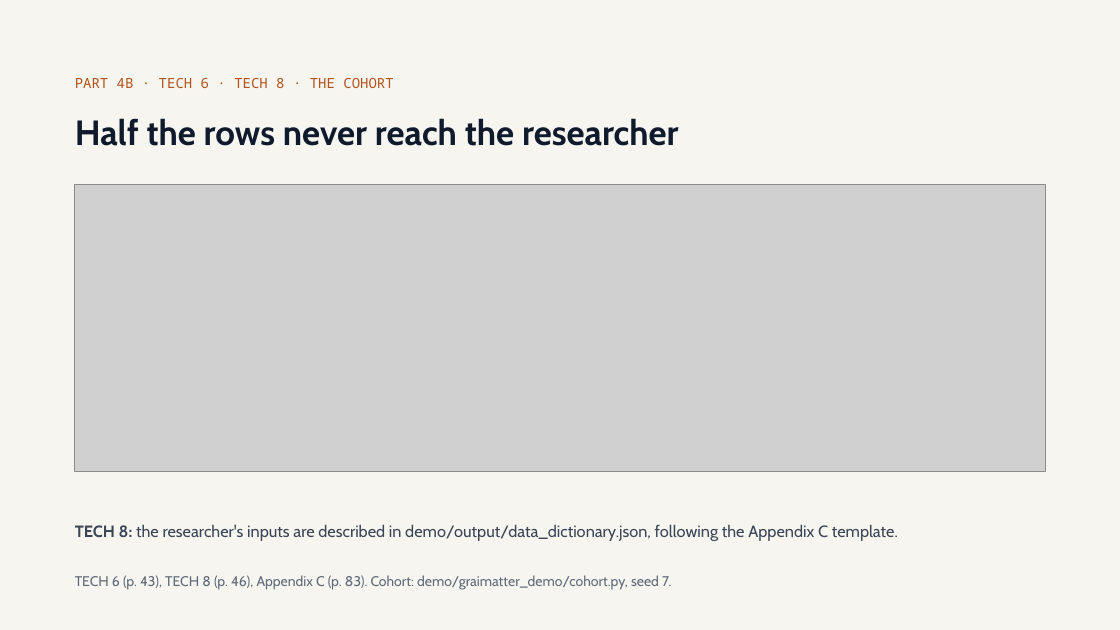
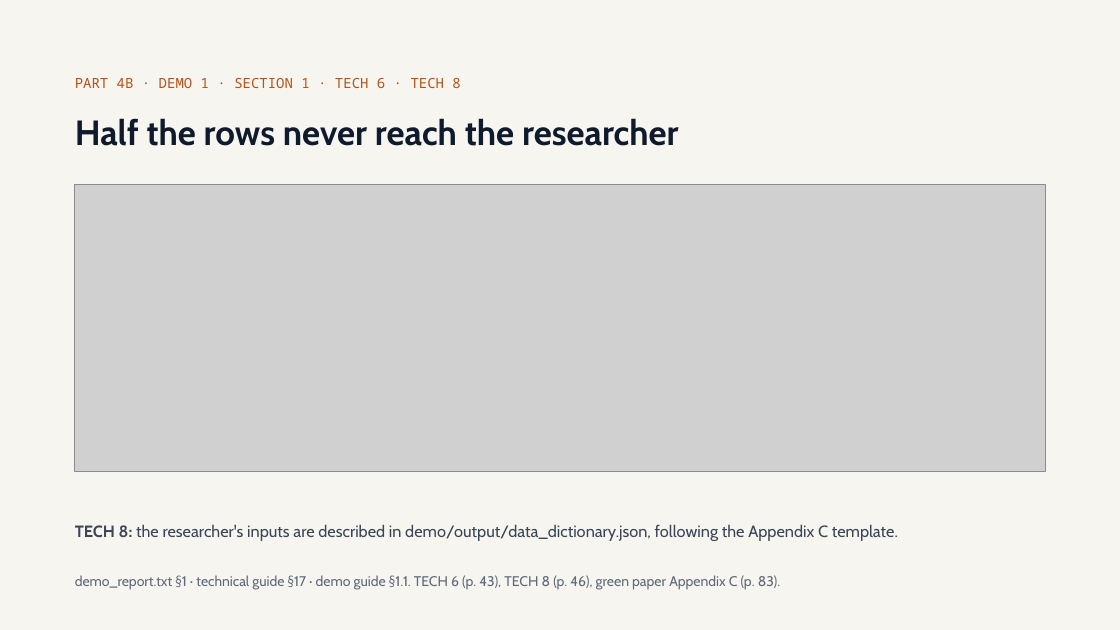
Before and after one commit to olonok69/graimatter_ML, a slide deck: slide 40 of docs/Adversarial_ML.pptx. Drawn at 1120x630 pixels with LibreOffice and Linux fonts; fonts in the diff are those of the drawing; grey boxes stand for pictures. Boxes give left, top, right and bottom in pixels: in the first picture for what was removed or moved away, otherwise in the second. Text is boxed around its words. In the diff, an @@ line names an element or a change of style, - is before the commit and + after.

```diff
--- a/docs/Adversarial_ML.pptx
+++ b/docs/Adversarial_ML.pptx
@@ text at <box>75,78,460,88</box>: text changed @@
-PART 4B · TECH 6 · TECH 8 · THE COHORT
+PART 4B · DEMO 1 · SECTION 1 · TECH 6 · TECH 8
@@ text at <box>75,575,780,590</box>: text changed @@
-TECH 6 (p. 43), TECH 8 (p. 46), Appendix C (p. 83). Cohort: demo/graimatter_demo/cohort.py, seed 7.
+demo_report.txt §1 · technical guide §17 · demo guide §1.1. TECH 6 (p. 43), TECH 8 (p. 46), green paper Appendix C (p. 83).
```
Also in this commit, not shown: 23 other slides changed, 1 slide added, 14 other files.
